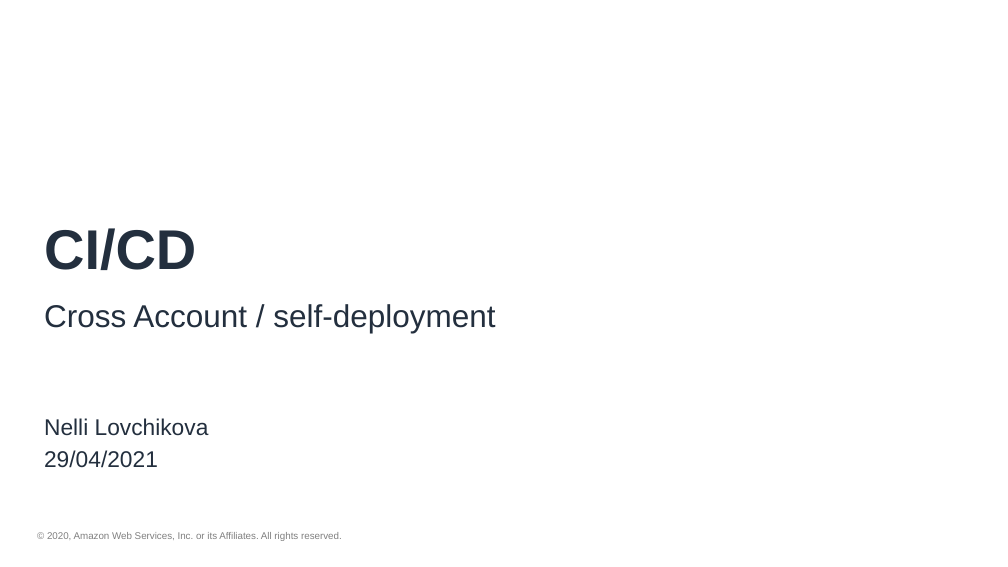
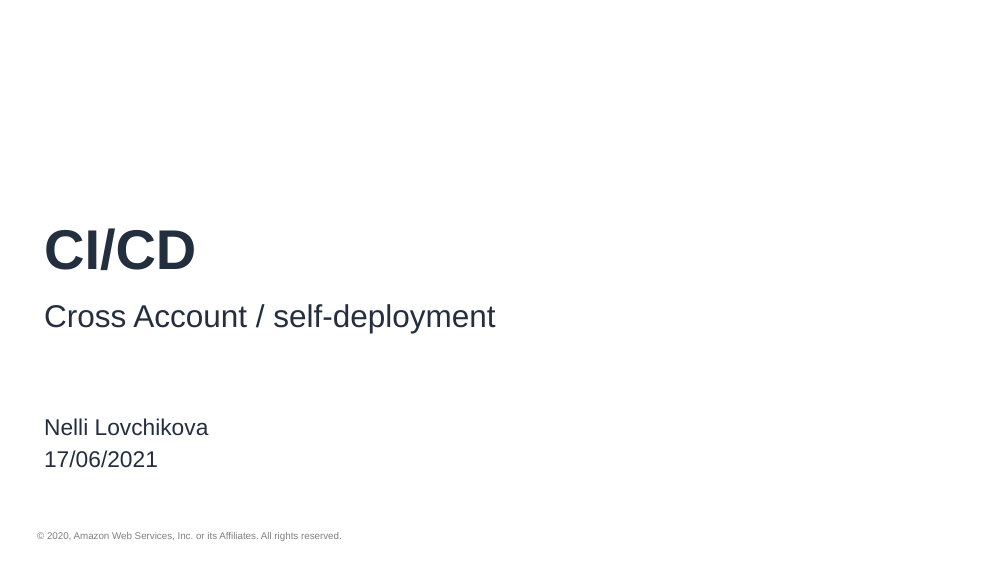
Before and after one commit to nelly2k/demo_cicd_crossaccount, a slide deck: slide 1 of docs/preso.pptx. Drawn at 1008x567 pixels with LibreOffice and Linux fonts; fonts in the diff are those of the drawing; background and template pictures are left out. Boxes give left, top, right and bottom in pixels: in the first picture for what was removed or moved away, otherwise in the second. Text is boxed around its words. In the diff, an @@ line names an element or a change of style, - is before the commit and + after.

```diff
--- a/docs/preso.pptx
+++ b/docs/preso.pptx
@@ text at <box>44,450,158,468</box>: text changed @@
-29/04/2021
+17/06/2021
```
Also in this commit, not shown: 4 other files.
